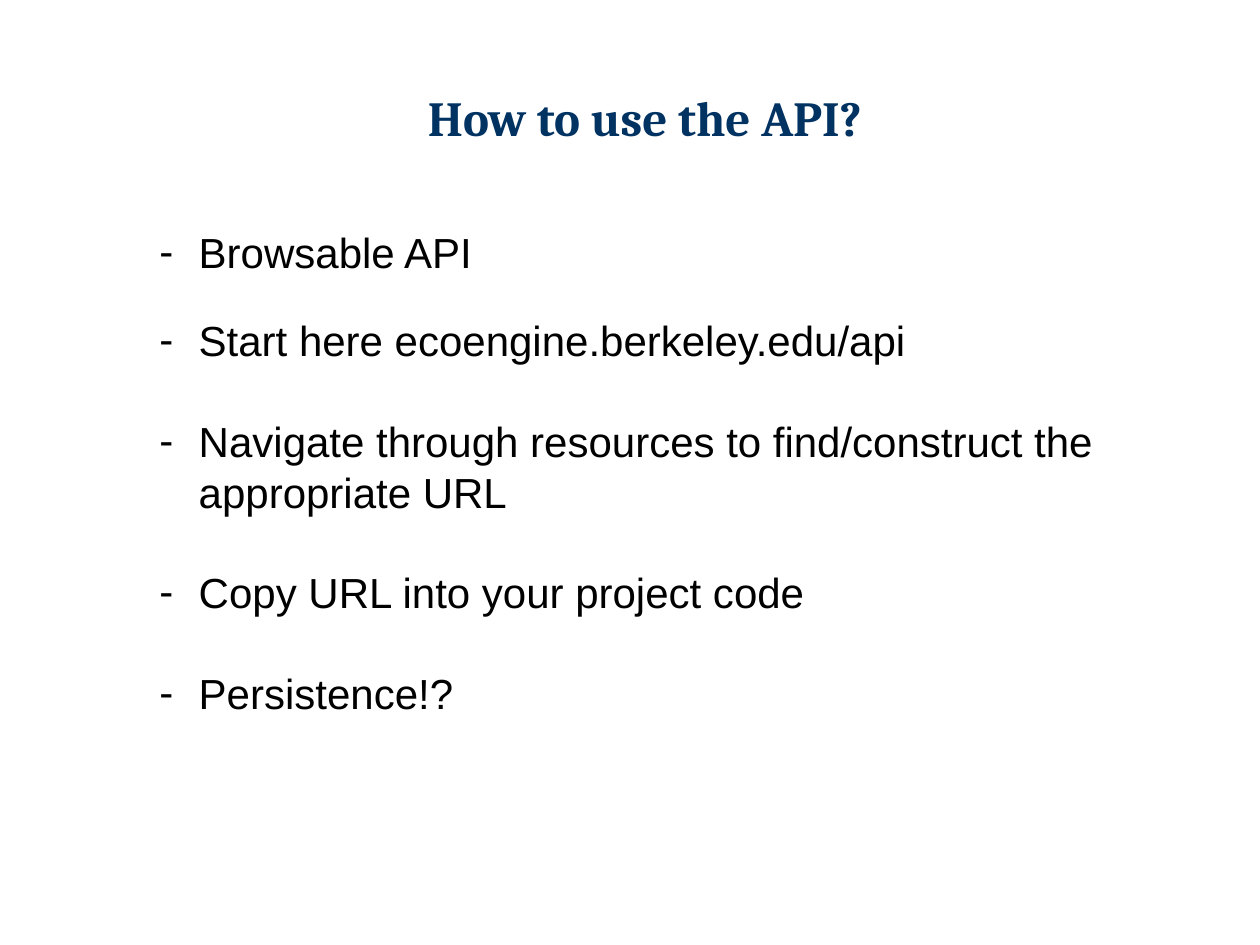
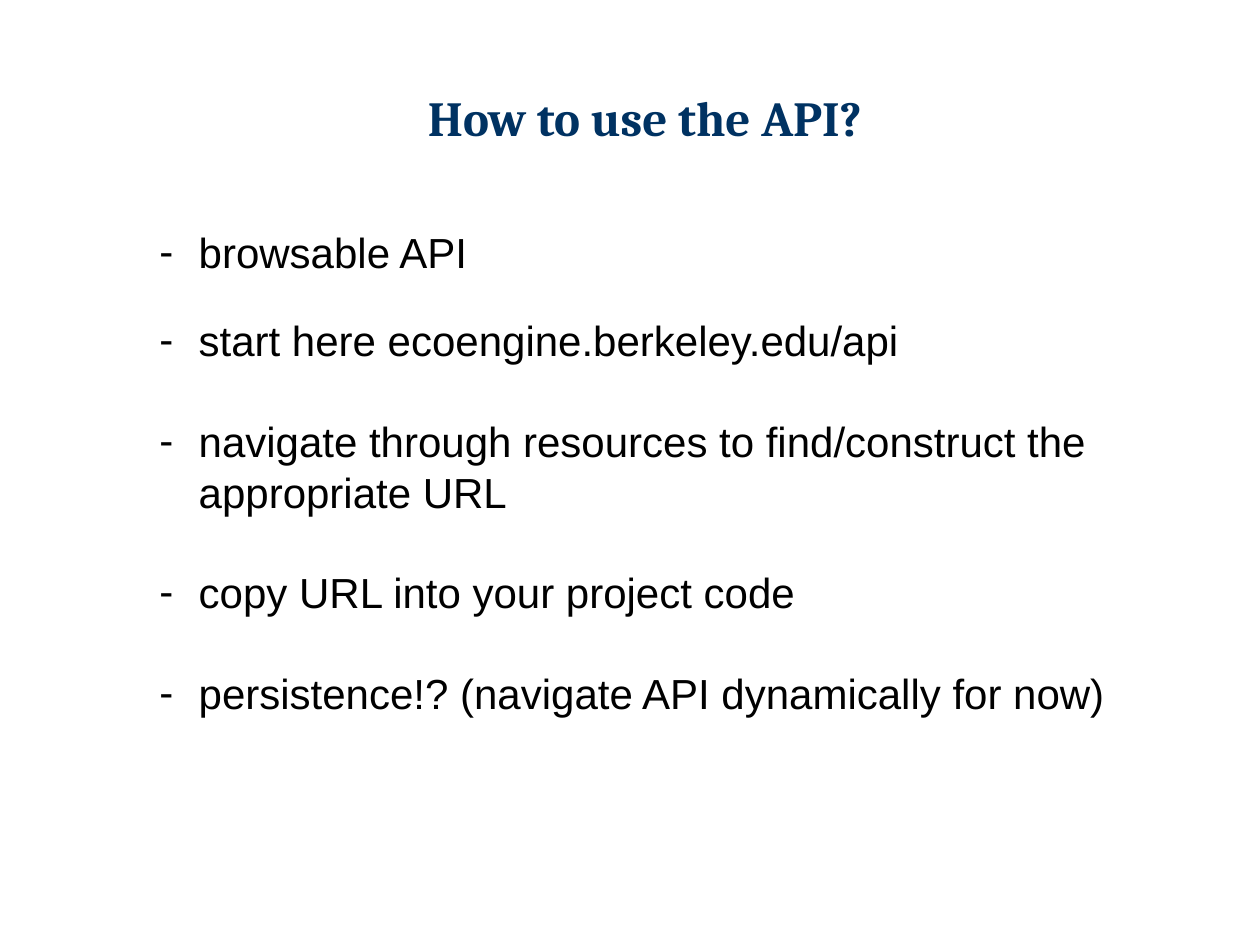
Before and after one commit to berkeley-gif/reshoot, a slide deck: slide 2 of docs/VTM_Photo_rehoot_Falk.pptx. Drawn at 1260x945 pixels with LibreOffice and Linux fonts; fonts in the diff are those of the drawing; background and template pictures are left out. Boxes give left, top, right and bottom in pixels: in the first picture for what was removed or moved away, otherwise in the second. Text is boxed around its words. In the diff, an @@ line names an element or a change of style, - is before the commit and + after.

```diff
--- a/docs/VTM_Photo_rehoot_Falk.pptx
+++ b/docs/VTM_Photo_rehoot_Falk.pptx
@@ text at <box>199,237,1104,718</box>: text changed @@
-– Browsable API
-– Start here ecoengine.berkeley.edu/api
-– Navigate through resources to find/construct the appropriate URL
-– Copy URL into your project code
-– Persistence!?
+– browsable API
+– start here ecoengine.berkeley.edu/api
+– navigate through resources to find/construct the appropriate URL
+– copy URL into your project code
+– persistence!? (navigate API dynamically for now)
```
Also in this commit, not shown: 2 other slides changed, 4 slides added, 3 slides removed.
